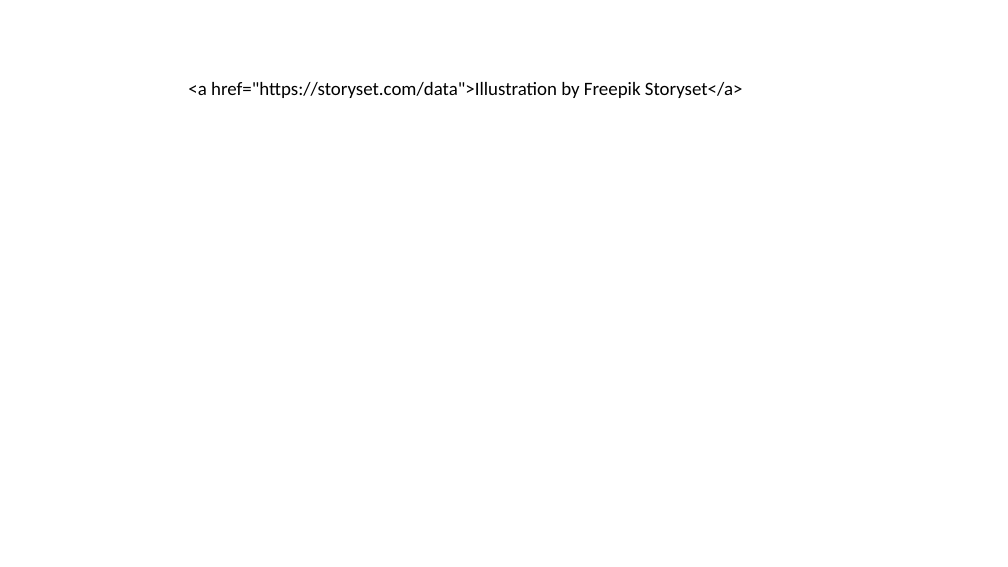
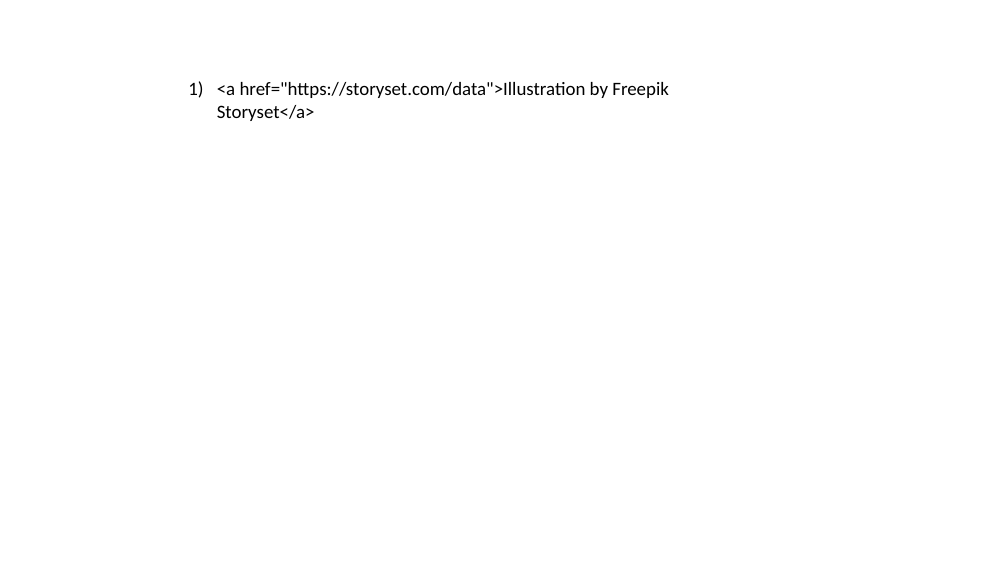
Before and after one commit to AndreaDagg/Multiple-instance-learning-for-identifying-malicious-collusion-in-Android, a slide deck: slide 13 of Documentation/Presentazione.pptx (slide 4 before the commit). Drawn at 1008x567 pixels with LibreOffice and Linux fonts; fonts in the diff are those of the drawing. Boxes give left, top, right and bottom in pixels: in the first picture for what was removed or moved away, otherwise in the second. Text is boxed around its words. In the diff, an @@ line names an element or a change of style, - is before the commit and + after.

Commit message:
slide - 1

```diff
--- a/Documentation/Presentazione.pptx
+++ b/Documentation/Presentazione.pptx
@@ text "<a href="https://storyset.com/data">Illustration by Freepik  ..." at (217,82,669,121): bullet none to 1) @@
```
Also in this commit, not shown: 10 slides added, 1 slide removed, 1 other file.
